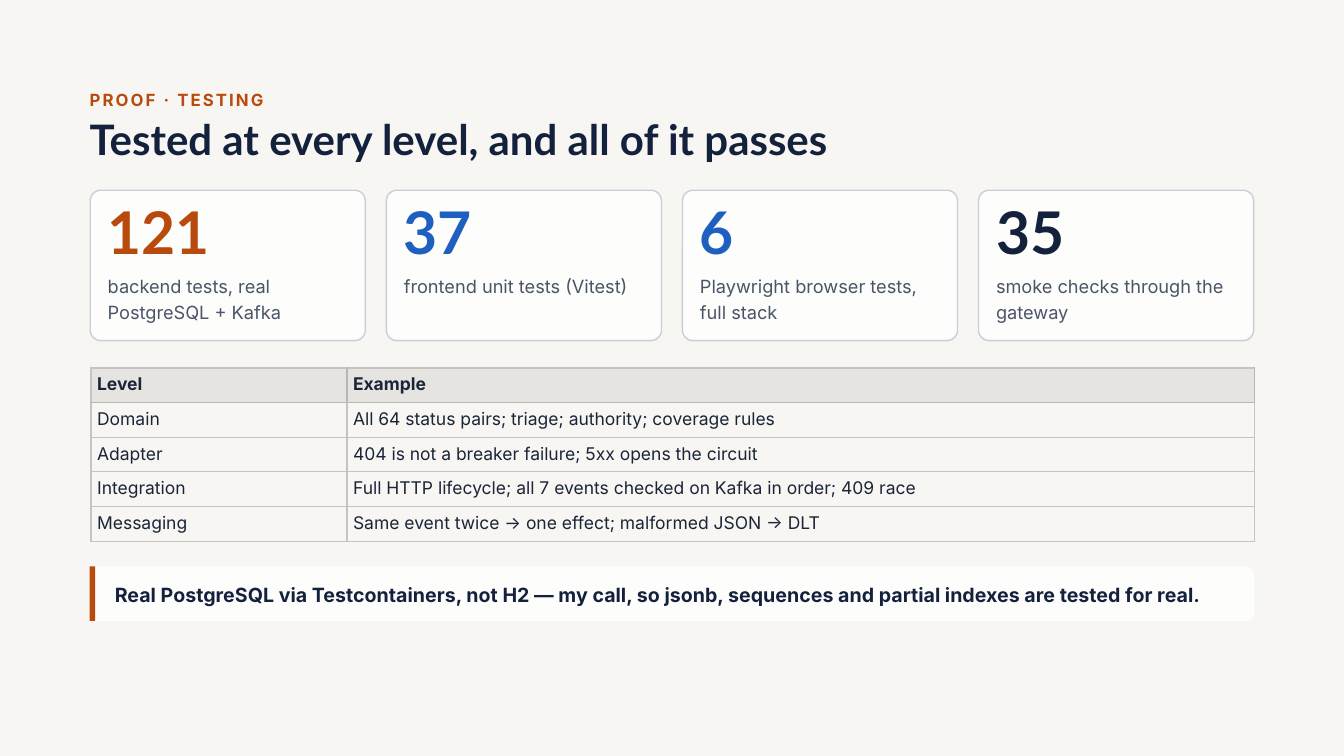
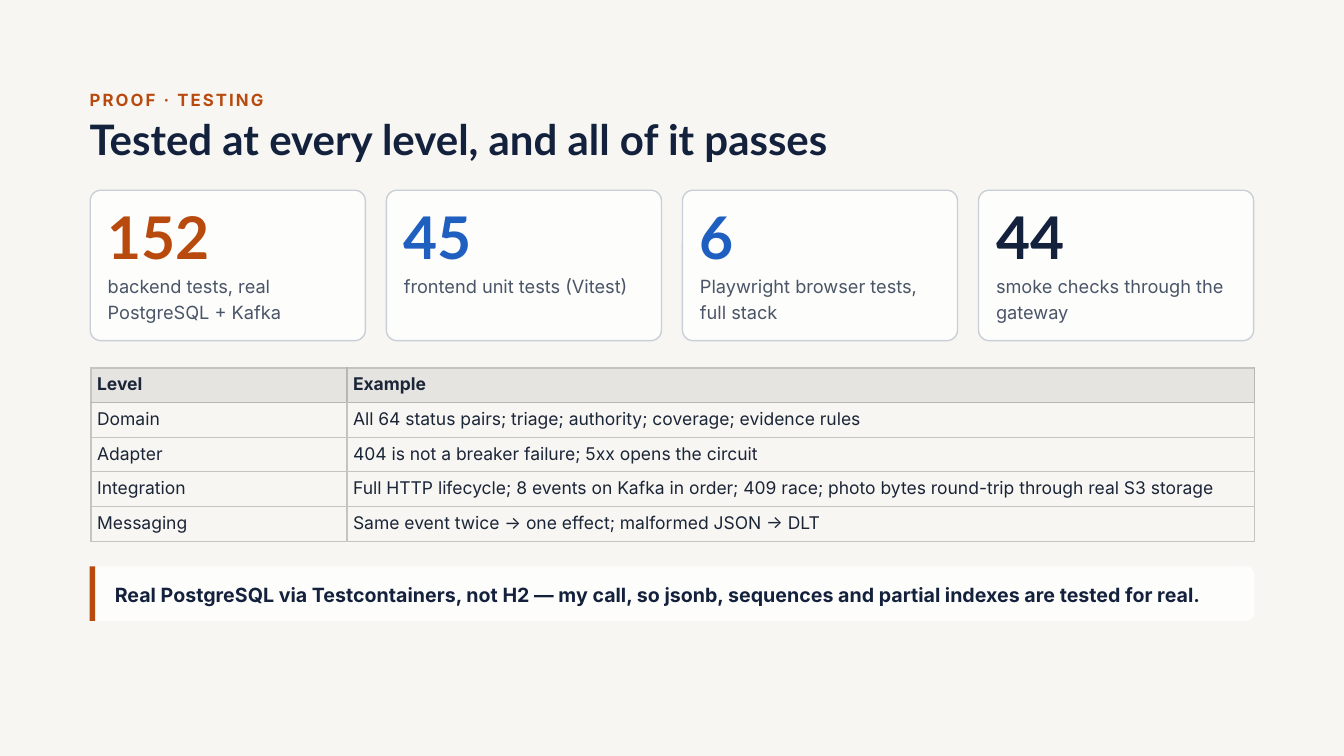
Before and after one commit to subbukurcheti557/claims-management-platform, a slide deck: slide 18 of docs/Claims-Hub-Presentation.pptx (slide 17 before the commit). Drawn at 1344x756 pixels with LibreOffice and Linux fonts; fonts in the diff are those of the drawing. Boxes give left, top, right and bottom in pixels: in the first picture for what was removed or moved away, otherwise in the second. Text is boxed around its words. In the diff, an @@ line names an element or a change of style, - is before the commit and + after.

Commit message:
added photos upload functionality in presentation

```diff
--- a/docs/Claims-Hub-Presentation.pptx
+++ b/docs/Claims-Hub-Presentation.pptx
@@ text "6" at [700, 216, 734, 260]: line spacing 42pt to 48.3pt @@
@@ text at [108, 216, 210, 260]: text changed @@
-121
+152
@@ text at [404, 216, 472, 260]: text changed @@
-37
+45
@@ text at [996, 216, 1064, 259]: text changed @@
-35
+44
@@ table at [91, 368, 1254, 541] @@
-row 2, column 2: All 64 status pairs; triage; authority; coverage rules
+row 2, column 2: All 64 status pairs; triage; authority; coverage; evidence rules
-row 4, column 2: Full HTTP lifecycle; all 7 events checked on Kafka in order; 409 race
+row 4, column 2: Full HTTP lifecycle; 8 events on Kafka in order; 409 race; photo bytes round-trip through real S3 storage
```
Also in this commit, not shown: 10 other slides changed, 1 slide added.
